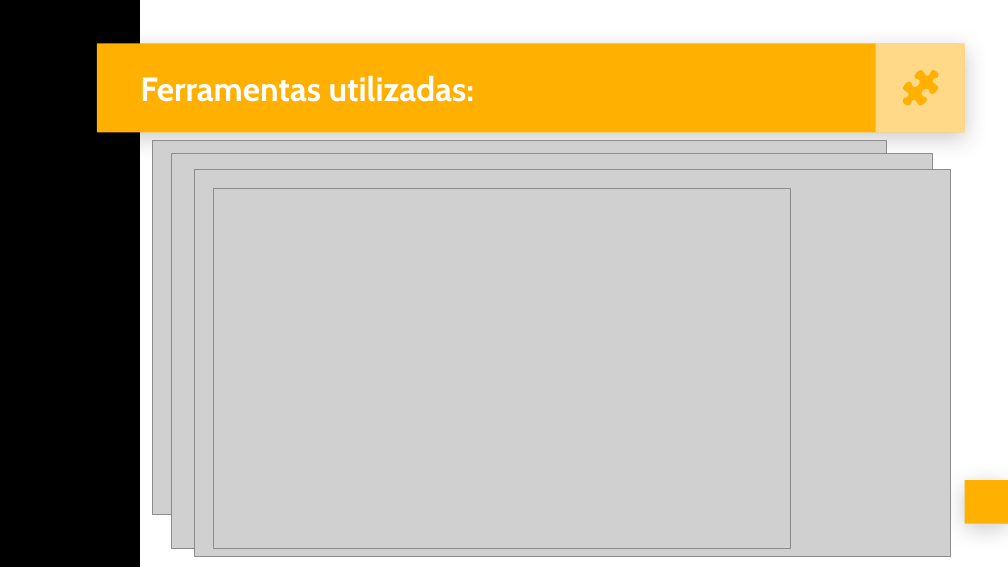
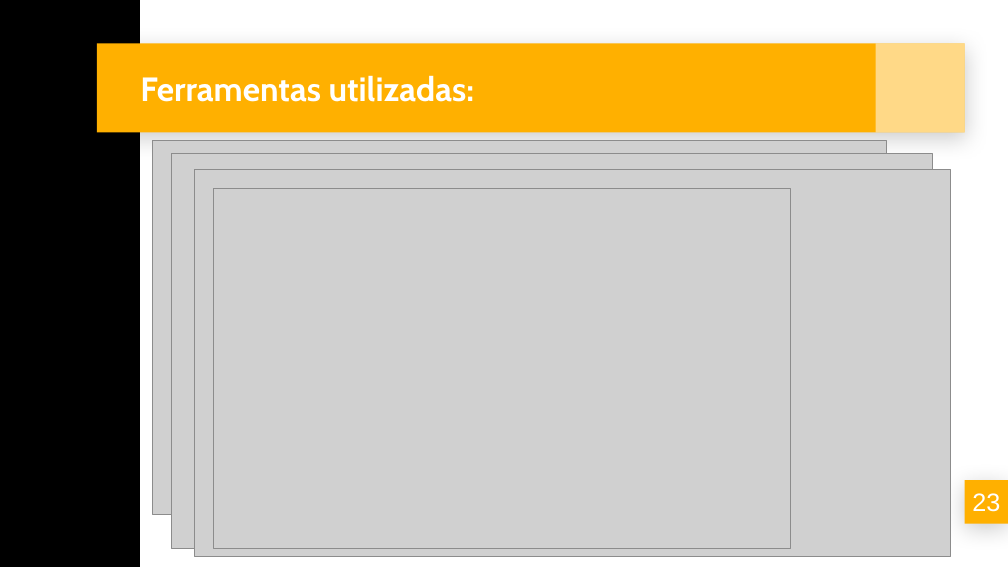
Before and after one commit to llmel/projeto2, a slide deck: slide 23 of documentacao/Slide/Slides Banca TCM.pptx. Drawn at 1008x567 pixels with LibreOffice and Linux fonts; fonts in the diff are those of the drawing; grey boxes stand for pictures. Boxes give left, top, right and bottom in pixels: in the first picture for what was removed or moved away, otherwise in the second. Text is boxed around its words. In the diff, an @@ line names an element or a change of style, - is before the commit and + after.

```diff
--- a/documentacao/Slide/Slides Banca TCM.pptx
+++ b/documentacao/Slide/Slides Banca TCM.pptx
@@ freeform shape removed at (903,71,938,106) @@
@@ text added at (972,493,1000,512), 18 pt, text #FFFFFF @@
+23
```
Also in this commit, not shown: 11 other slides changed, 4 slides added, 4 slides removed.
